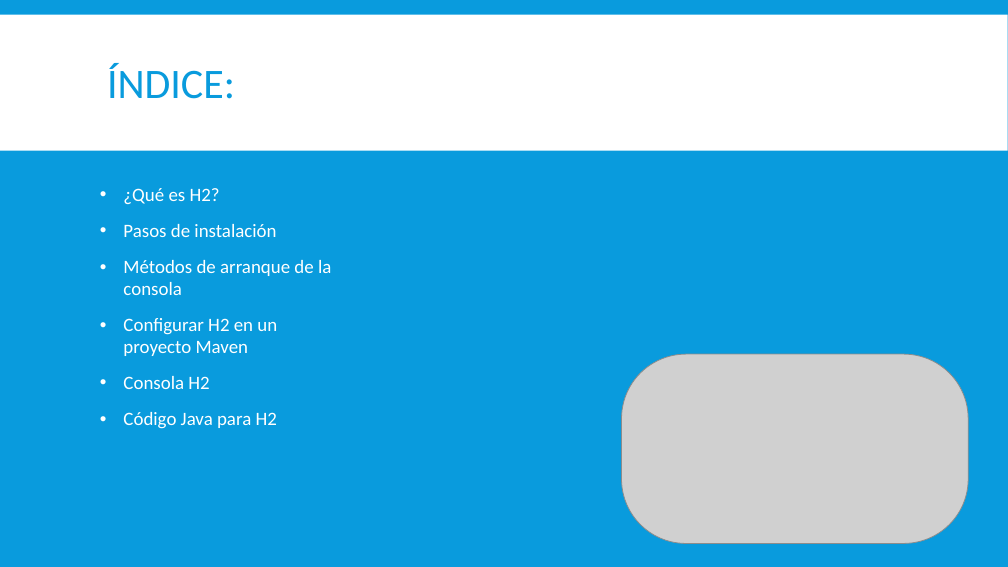
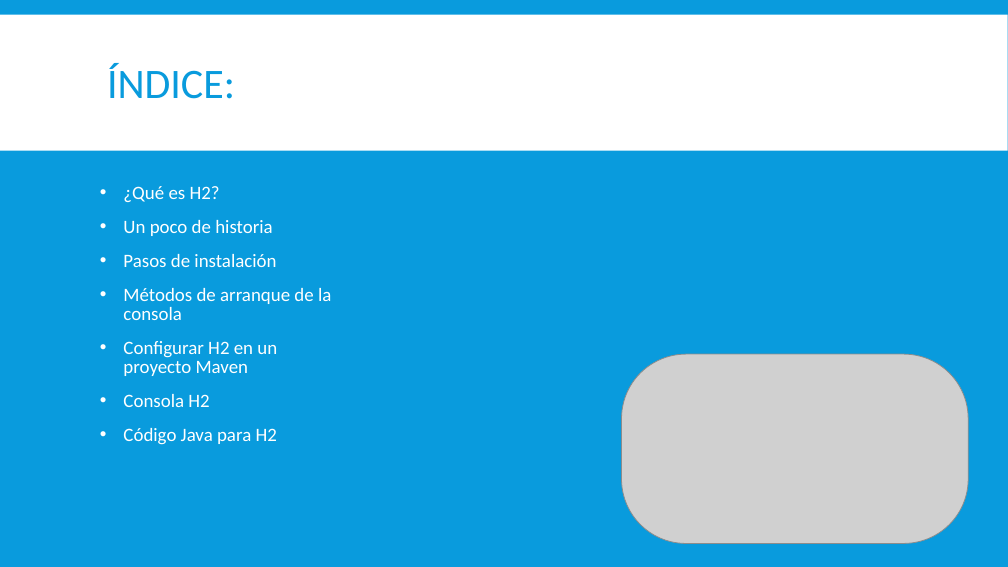
Before and after one commit to Adrian1998-java/H2_Java, a slide deck: slide 2 of Documentos Word y PP/Base de datos embebida h2.pptx. Drawn at 1008x567 pixels with LibreOffice and Linux fonts; fonts in the diff are those of the drawing; grey boxes stand for pictures. Boxes give left, top, right and bottom in pixels: in the first picture for what was removed or moved away, otherwise in the second. Text is boxed around its words. In the diff, an @@ line names an element or a change of style, - is before the commit and + after.

```diff
--- a/Documentos Word y PP/Base de datos embebida h2.pptx
+++ b/Documentos Word y PP/Base de datos embebida h2.pptx
@@ text at <box>123,186,331,445</box>: line spacing 0.95 to 0.85 @@
@@ text at <box>123,220,272,236</box>: paragraph added @@
+• Un poco de historia
```
Also in this commit, not shown: 2 other slides changed, 1 slide added.
